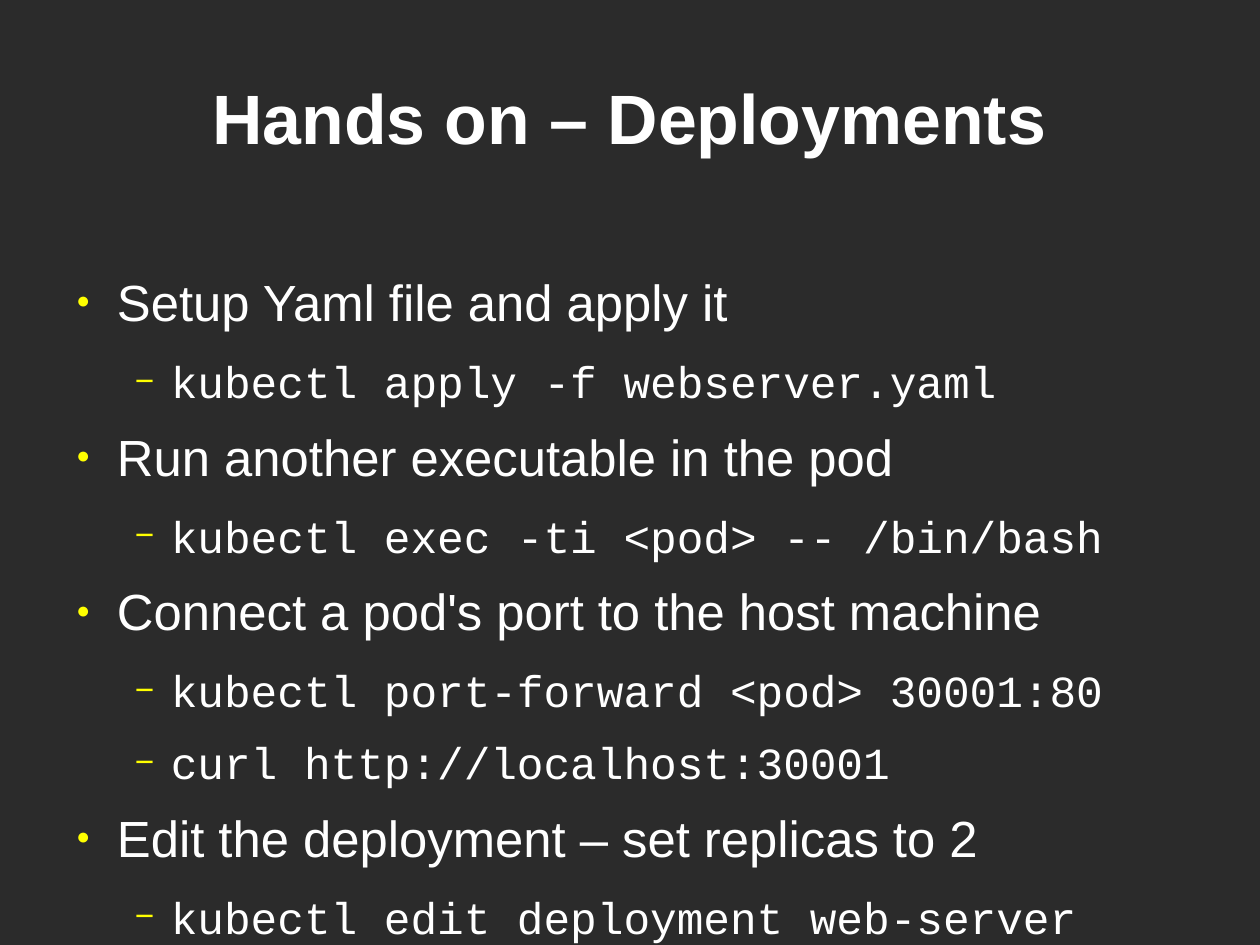
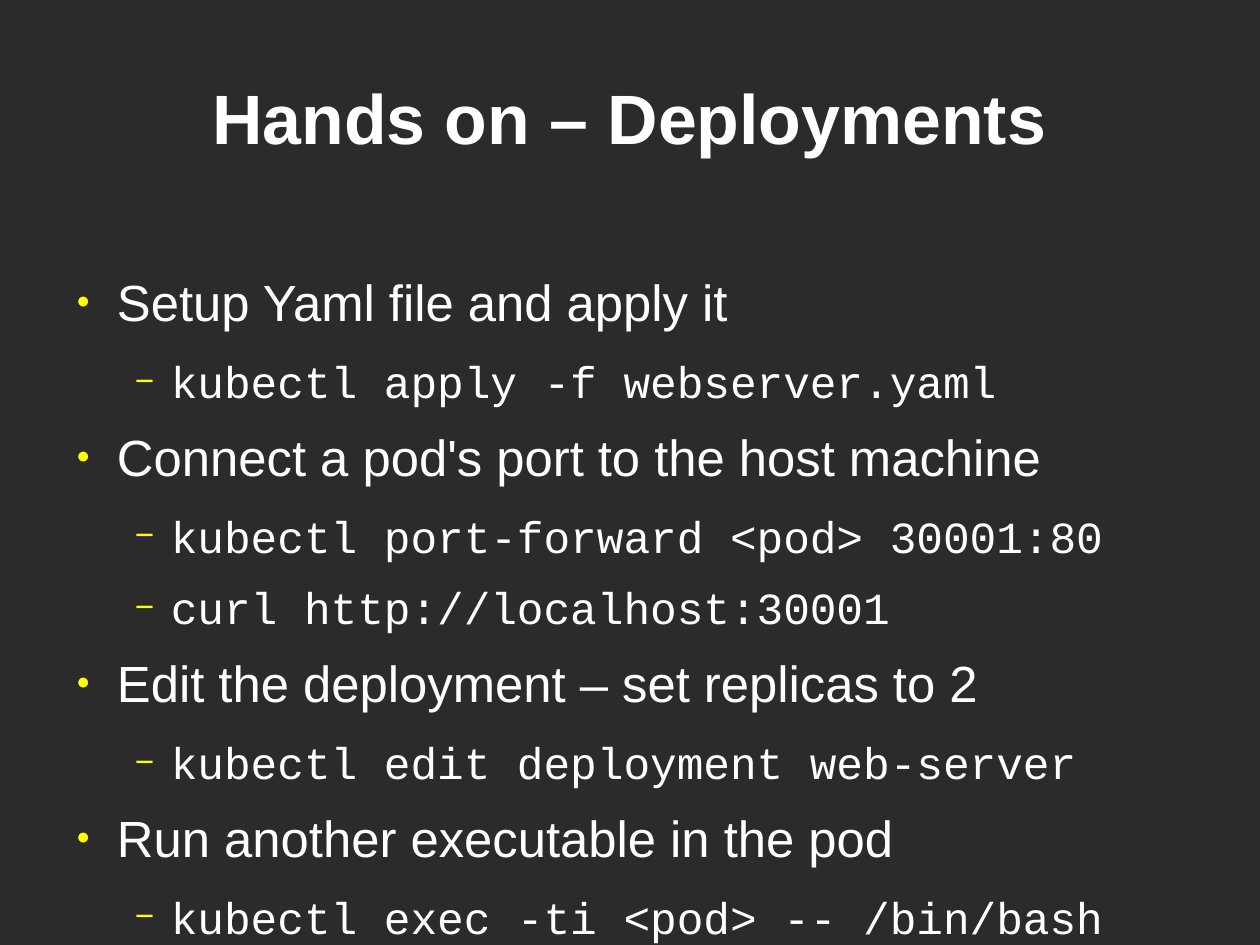
Before and after one commit to showmethehello/mit-k8s-talk, a slide deck: slide 11 of k8s.odp. Drawn at 1260x945 pixels with LibreOffice and Linux fonts; fonts in the diff are those of the drawing; background and template pictures are left out; a plain dark background stands for a picture behind light text. Boxes give left, top, right and bottom in pixels: in the first picture for what was removed or moved away, otherwise in the second. Text is boxed around its words. In the diff, an @@ line names an element or a change of style, - is before the commit and + after.

```diff
--- a/k8s.odp
+++ b/k8s.odp
@@ text at <box>117,439,1103,563</box>: paragraphs removed @@
-● Run another executable in the pod
-  − kubectl exec -ti <pod> -- /bin/bash
@@ text at <box>117,820,1103,944</box>: paragraphs added @@
+● Run another executable in the pod
+  − kubectl exec -ti <pod> -- /bin/bash
```
Also in this commit, not shown: 5 other slides changed, 1 slide added, 3 other files.
